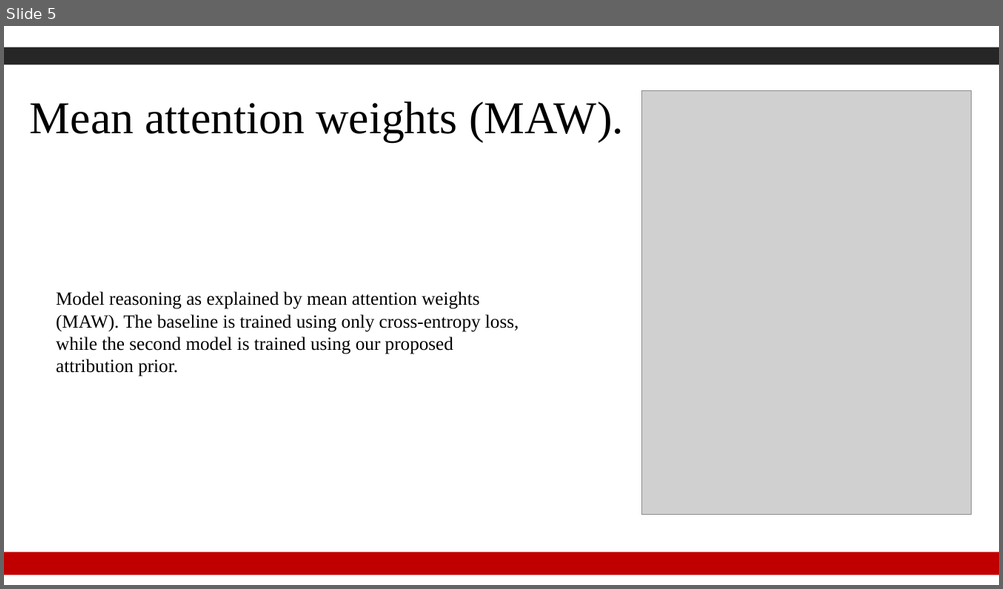
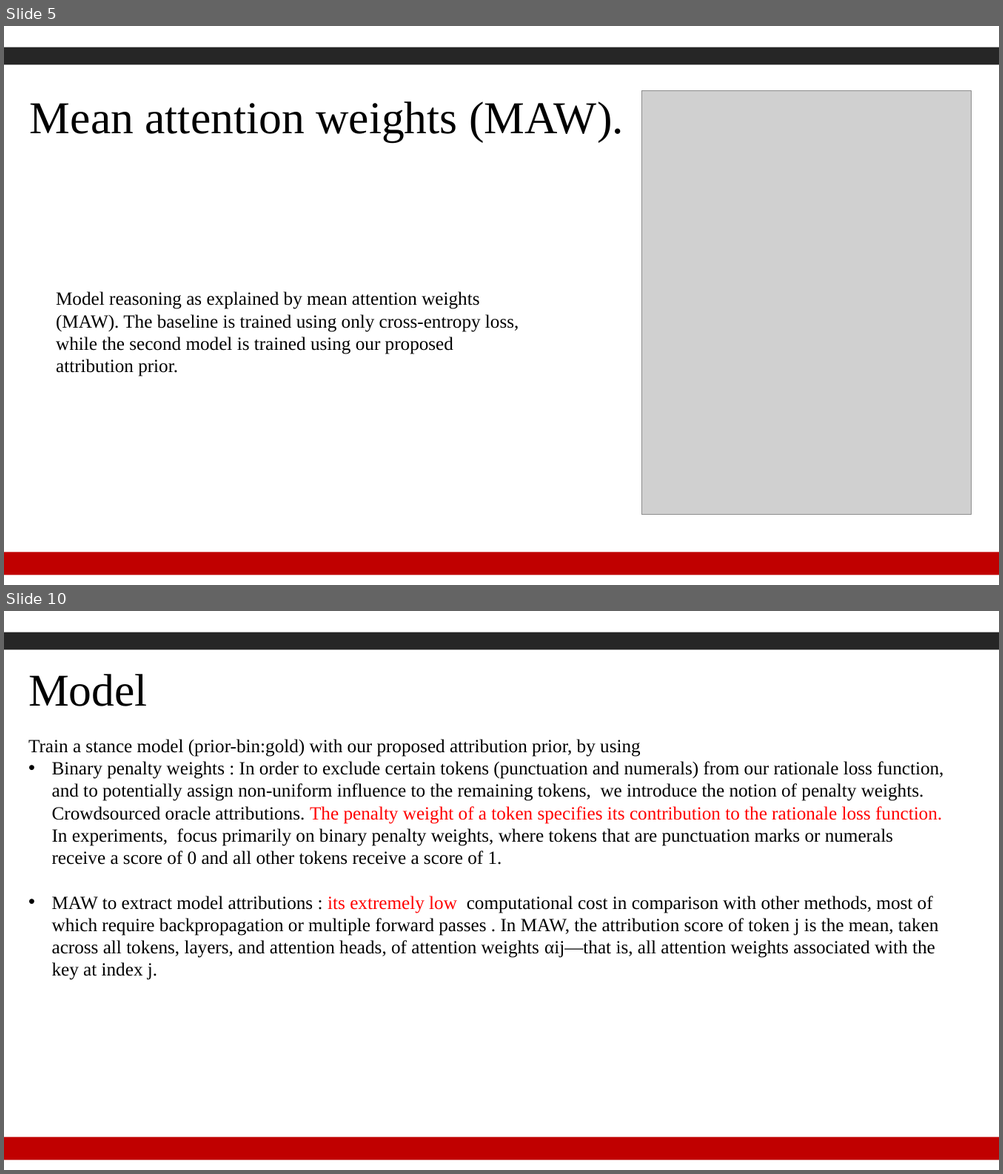
Before and after one commit to Gzk738/GZK_Code, a slide deck: journal club/2022.2.21/Human Rationales as Attribution Priors for Explainable Stance Detection【搜狗文档翻译_译文_英译中】.pdf.pptx. Shown one above the other, each under a label of ours: slide 5 before the commit, slides 5 and 10 after it; the slides between them are not shown. The pictures are 1003x589 and 1003x1174 pixels, drawn with LibreOffice and Linux fonts; fonts in the diff are those of the drawing; grey boxes stand for pictures; background and template pictures are left out. Boxes give left, top, right and bottom in pixels: in the first picture for what was removed or moved away, otherwise in the second. Text is boxed around its words. In the diff, an @@ line names an element or a change of style, - is before the commit and + after.

```diff
--- a/journal club/2022.2.21/Human Rationales as Attribution Priors for Explainable Stance Detection【搜狗文档翻译_译文_英译中】.pdf.pptx
+++ b/journal club/2022.2.21/Human Rationales as Attribution Priors for Explainable Stance Detection【搜狗文档翻译_译文_英译中】.pdf.pptx
@@ slide 10 added at <box>4,611,999,1170</box>, background #FFFFFF; not listed: 4 template elements that a slide beside it also shows @@
@@ text added at <box>28,674,148,706</box>, 44 pt, text #000000 @@
+Model
@@ text added at <box>28,739,943,980</box>, 18 pt, text #000000 @@
+Train a stance model (prior-bin:gold) with our proposed attribution prior, by using
+• Binary penalty weights : In order to exclude certain tokens (punctuation and numerals) from our rationale loss function, and to potentially assign non-uniform influence to the remaining tokens, we introduce the notion of penalty weights. Crowdsourced oracle attributions. The penalty weight of a token specifies its contribution to the rationale loss function. In experiments, focus primarily on binary penalty weights, where tokens that are punctuation marks or numerals receive a score of 0 and all other tokens receive a score of 1.
+• MAW to extract model attributions : its extremely low computational cost in comparison with other methods, most of which require backpropagation or multiple forward passes . In MAW, the attribution score of token j is the mean, taken across all tokens, layers, and attention heads, of attention weights αij—that is, all attention weights associated with the key at index j.
```
Also in this commit, not shown: 4 other slides changed, 8 other slides added, 5 slides removed, 2 other files.
